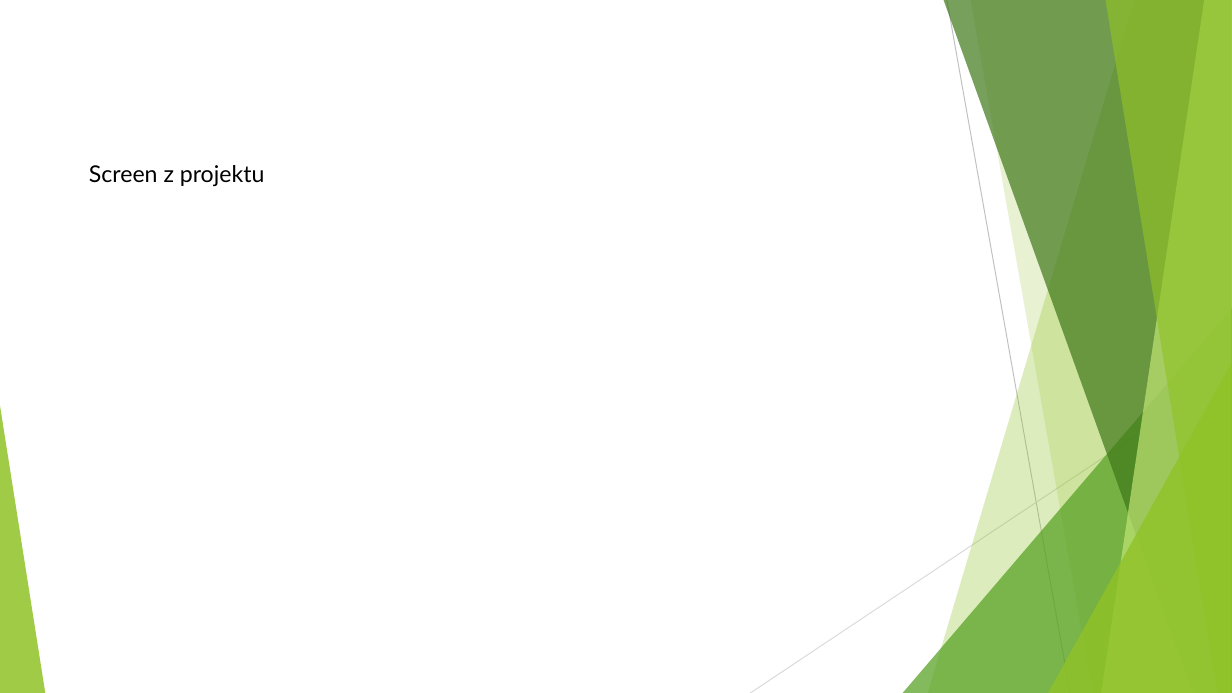
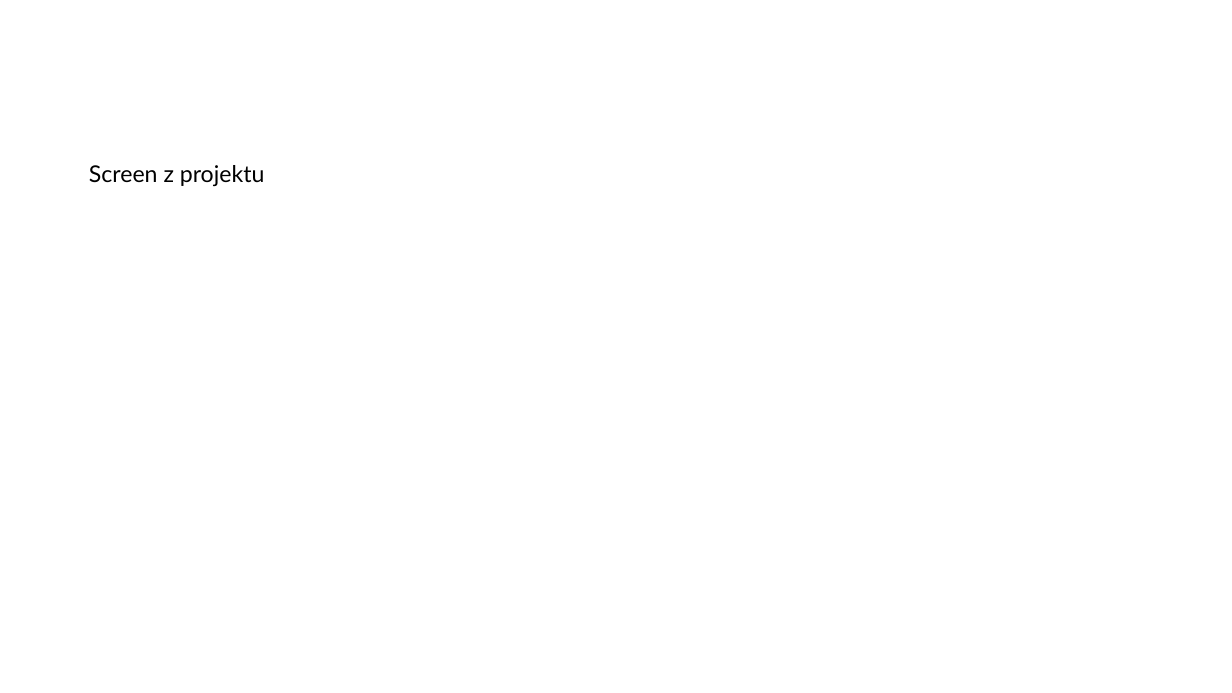
Before and after one commit to MartaJac/Technologia-vs-GDP-Team, a slide deck: slide 9 of Technologia vs GDP.pptx. Drawn at 1232x693 pixels with LibreOffice and Linux fonts; fonts in the diff are those of the drawing. Boxes give left, top, right and bottom in pixels: in the first picture for what was removed or moved away, otherwise in the second. Text is boxed around its words. In the diff, an @@ line names an element or a change of style, - is before the commit and + after.

```diff
--- a/Technologia vs GDP.pptx
+++ b/Technologia vs GDP.pptx
@@ group removed at (x1=0, y1=0, x2=1232, y2=693): 5 freeform shapes, 3 triangles, 2 lines @@
```
Also in this commit, not shown: 9 other slides changed.
